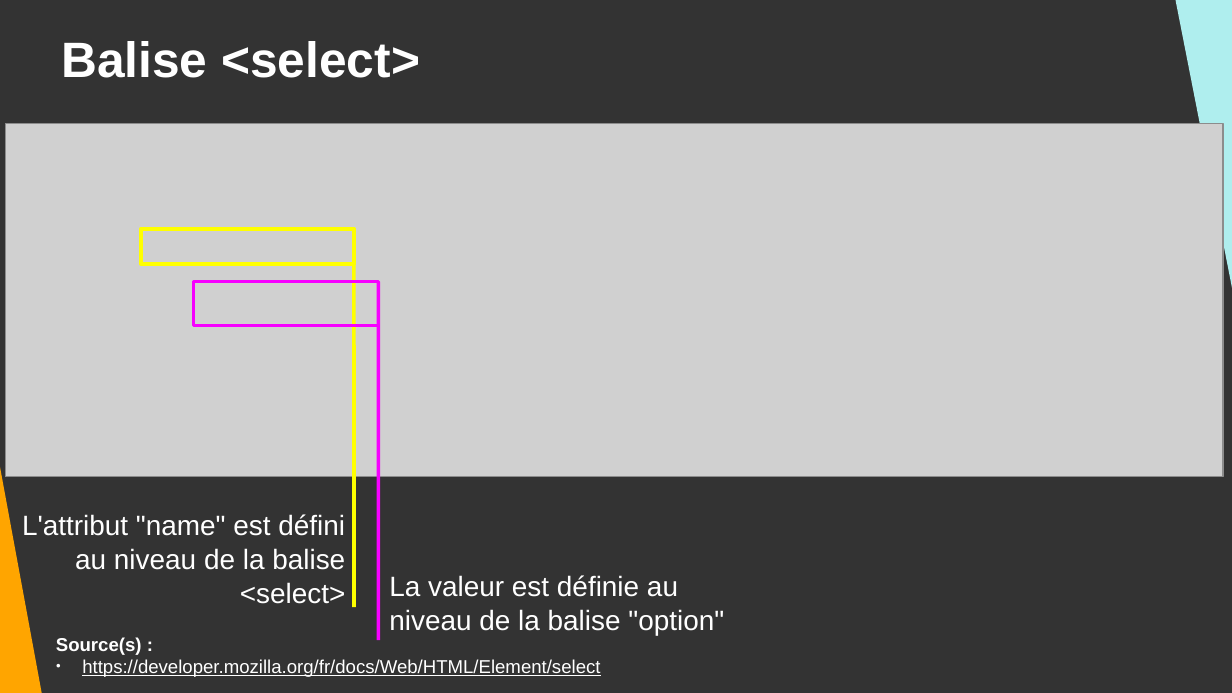
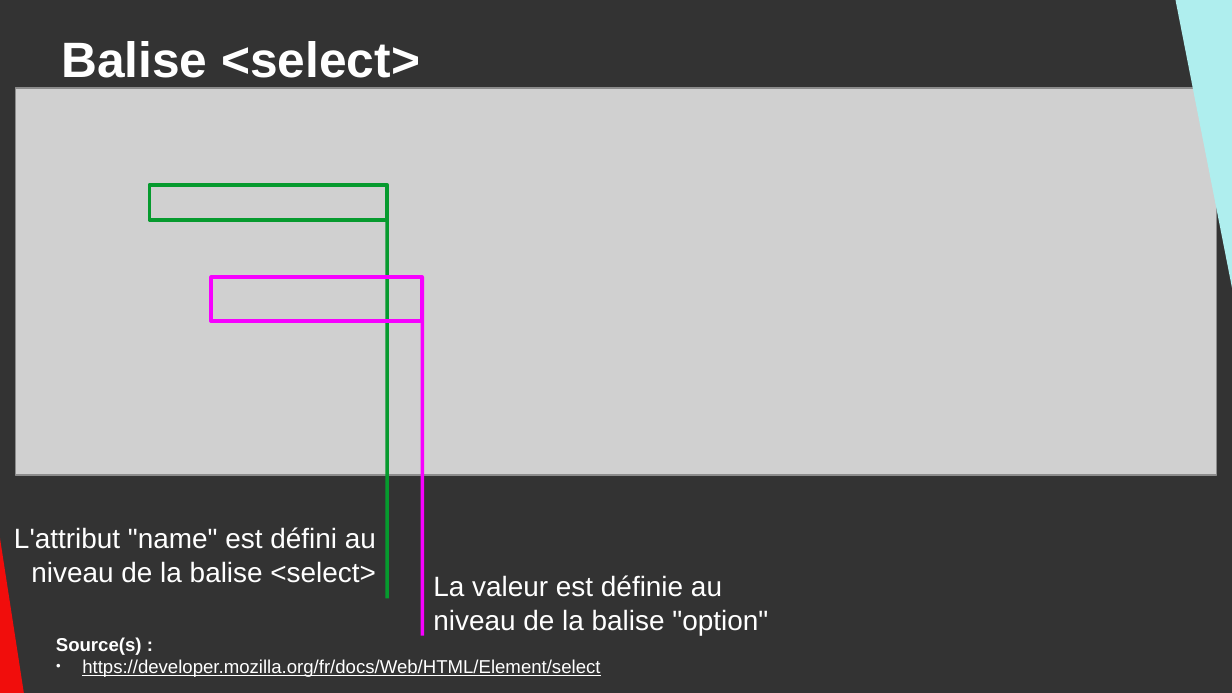
Before and after one commit to DanYellow/cours, a slide deck: slide 66 of integration-web-s1/travaux-pratiques/numero-2/presentation.odp. Drawn at 1232x693 pixels with LibreOffice and Linux fonts; fonts in the diff are those of the drawing; grey boxes stand for pictures. Boxes give left, top, right and bottom in pixels: in the first picture for what was removed or moved away, otherwise in the second. Text is boxed around its words. In the diff, an @@ line names an element or a change of style, - is before the commit and + after.

```diff
--- a/integration-web-s1/travaux-pratiques/numero-2/presentation.odp
+++ b/integration-web-s1/travaux-pratiques/numero-2/presentation.odp
@@ picture: place and size @@
-picture at box(6, 123, 1224, 477)
+picture at box(16, 88, 1217, 475)
@@ right triangle: place and size @@
-right triangle at box(0, 104, 45, 693)
+right triangle at box(0, 104, 27, 693)
@@ right triangle at box(0, 104, 27, 693): fill #FFA500 to #F10D0C @@
@@ rectangle: place and size @@
-rectangle at box(141, 229, 354, 264)
+rectangle at box(150, 184, 388, 219)
@@ rectangle at box(150, 184, 388, 219): outline #FFFF00 2.3 pt to #069A2E 2.3 pt @@
@@ line moved from (354, 229) - (354, 607) to (387, 220) - (387, 598) @@
@@ line (387, 220) - (387, 598): stroke #FFFF00 2.3 pt to #069A2E 2.3 pt @@
@@ rectangle: place and size @@
-rectangle at box(193, 282, 378, 325)
+rectangle at box(211, 277, 423, 321)
@@ line moved from (379, 282) - (379, 641) to (423, 277) - (423, 636) @@
@@ text "L'attribut "name" est défini au ...": place and size @@
-text "L'attribut "name" est défini au ..." at box(22, 514, 346, 604)
+text "L'attribut "name" est défini au ..." at box(14, 527, 376, 583)
@@ text "L'attribut "name" est défini au ..." at box(14, 527, 376, 583): vertical alignment top to middle @@
@@ text "La valeur est définie au ...": place and size @@
-text "La valeur est définie au ..." at box(389, 575, 724, 635)
+text "La valeur est définie au ..." at box(433, 575, 768, 635)
```
Also in this commit, not shown: 25 other slides changed, 1 other file.
